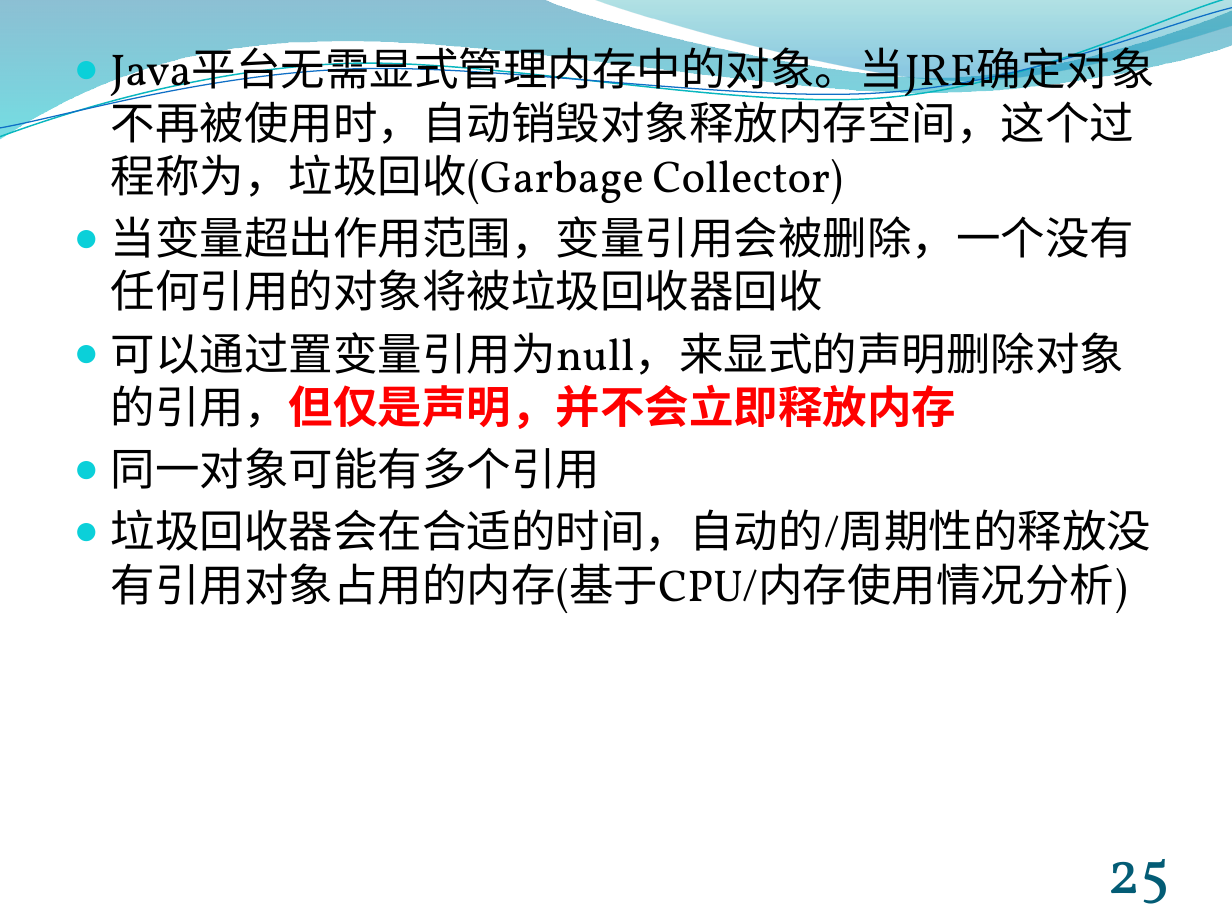
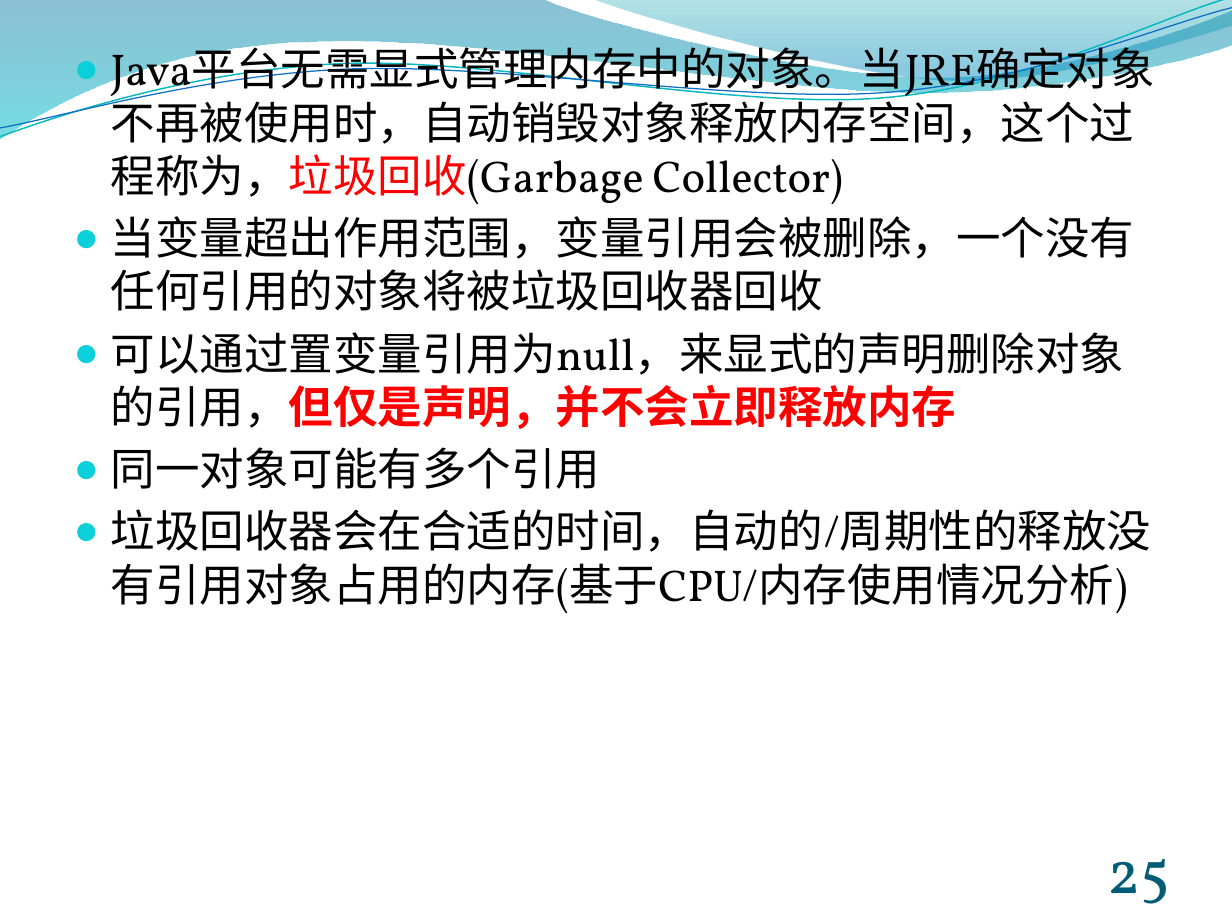
Before and after one commit to AB-IN-lsy/Java_study, a slide deck: slide 26 of Java_study/Lecture05.pptx. Drawn at 1232x924 pixels with LibreOffice and Linux fonts; fonts in the diff are those of the drawing. Boxes give left, top, right and bottom in pixels: in the first picture for what was removed or moved away, otherwise in the second. Text is boxed around its words. In the diff, an @@ line names an element or a change of style, - is before the commit and + after.

```diff
--- a/Java_study/Lecture05.pptx
+++ b/Java_study/Lecture05.pptx
@@ text at (x1=111, y1=43, x2=1155, y2=204): text colour #000000 to #FF0000 in "Java平台无需显式管理内存中的对象。当JRE确定对象不再被使用时，自动销毁对象释放内存空间，这个过程称为，垃圾回收(G ..." @@
```
Also in this commit, not shown: 18 other files.
